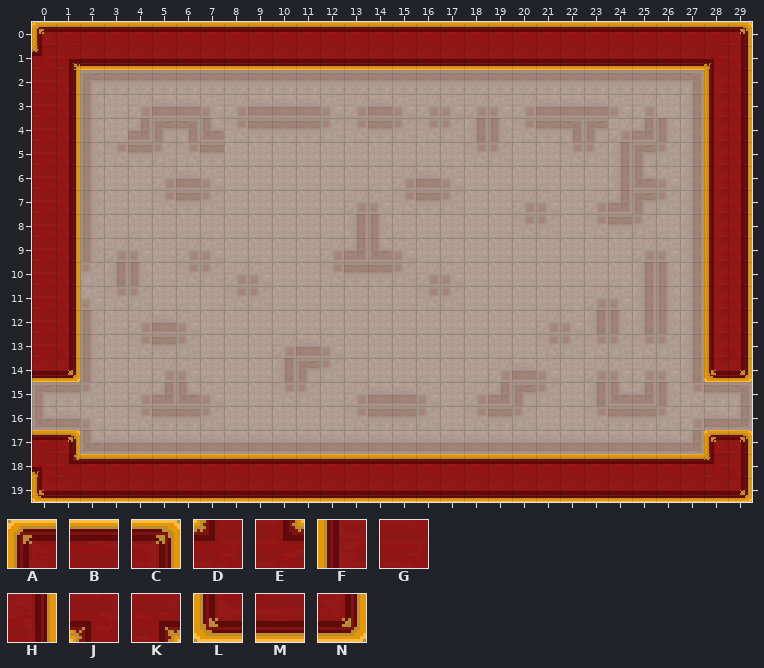
Tiled map, stored at Assets/maps/HubRooms/5 - Higher Class Rooms/E5 room.tmx. The picture above is the old version.
Cells are 16x16 px. Shown: x 0..29, y 0..19.
Key: from "Carpet": A 0, B 1, C 2, D 3, E 4, F 5, G 6, H 7, J 8, K 9, L 10, M 11, N 12.
_ is an empty cell.
Layers that did not change in this view are not listed.
Layer "ground" before, first column x 0:
 0 ABBBBBBBBBBBBBBBBBBBBBBBBBBBBC
 1 DKMMMMMMMMMMMMMMMMMMMMMMMMMMJH
 2 GH__________________________FH
 3 GH__________________________FH
 4 GH__________________________FH
 5 GH__________________________FH
 6 GH__________________________FH
 7 GH__________________________FH
 8 GH__________________________FH
 9 GH__________________________FH
10 GH__________________________FH
11 GH__________________________FH
12 GH__________________________FH
13 GH__________________________FH
14 MN__________________________LN
15 ______________________________
16 ______________________________
17 BC__________________________AC
18 JEBBBBBBBBBBBBBBBBBBBBBBBBBBDH
19 LMMMMMMMMMMMMMMMMMMMMMMMMMMMMN
After the commit:
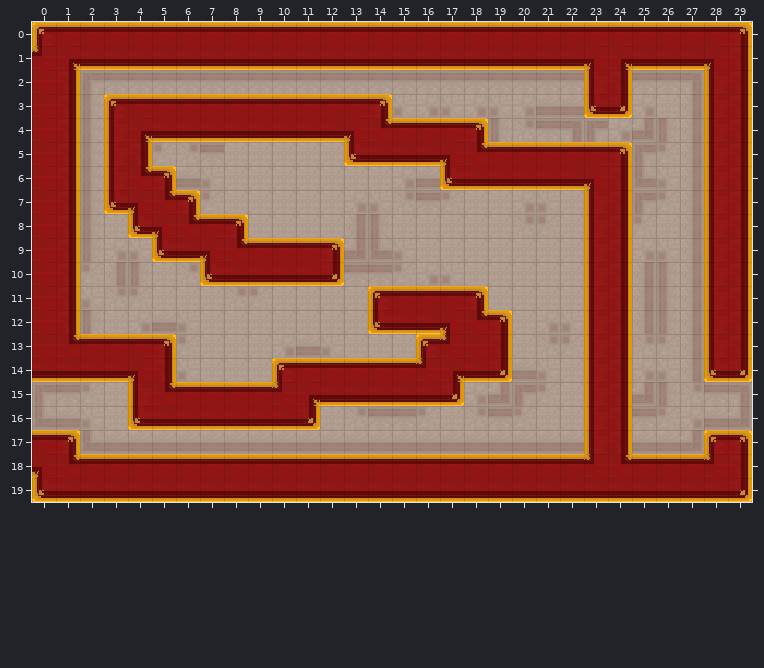
From old to new:
Changed rows in their new state; . is an unchanged cell.
Layer "ground":
first column x 1:
 1 ......................JK
 2 ......................FH
 3 ..ABBBBBBBBBBC........LN
 4 ..FKMMMMMMMMJEBBBC......
 5 ..FH........LMMMJEBBBBBC
 6 ..FEC...........LMMMMMJH
 7 ..LJEC................FH
 8 ...LJEBC..............FH
 9 ....LMJEBBBC..........FH
10 ......LMMMMN..........FH
11 .............ABBBC....FH
12 .............LMMJEC...FH
13 EBBBC..........ADGH...FH
14 MMMJH....ABBBBBDKMN...FH
15 ...FEBBBBDKMMMMMN.....FH
16 ...LMMMMMMN...........FH
17 ......................FH
18 ......................DE
